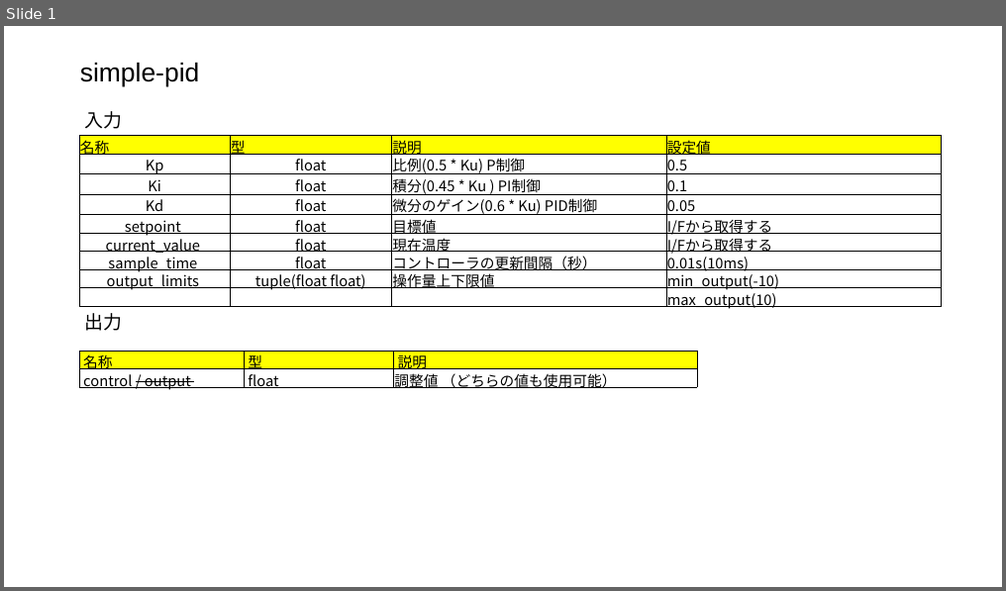
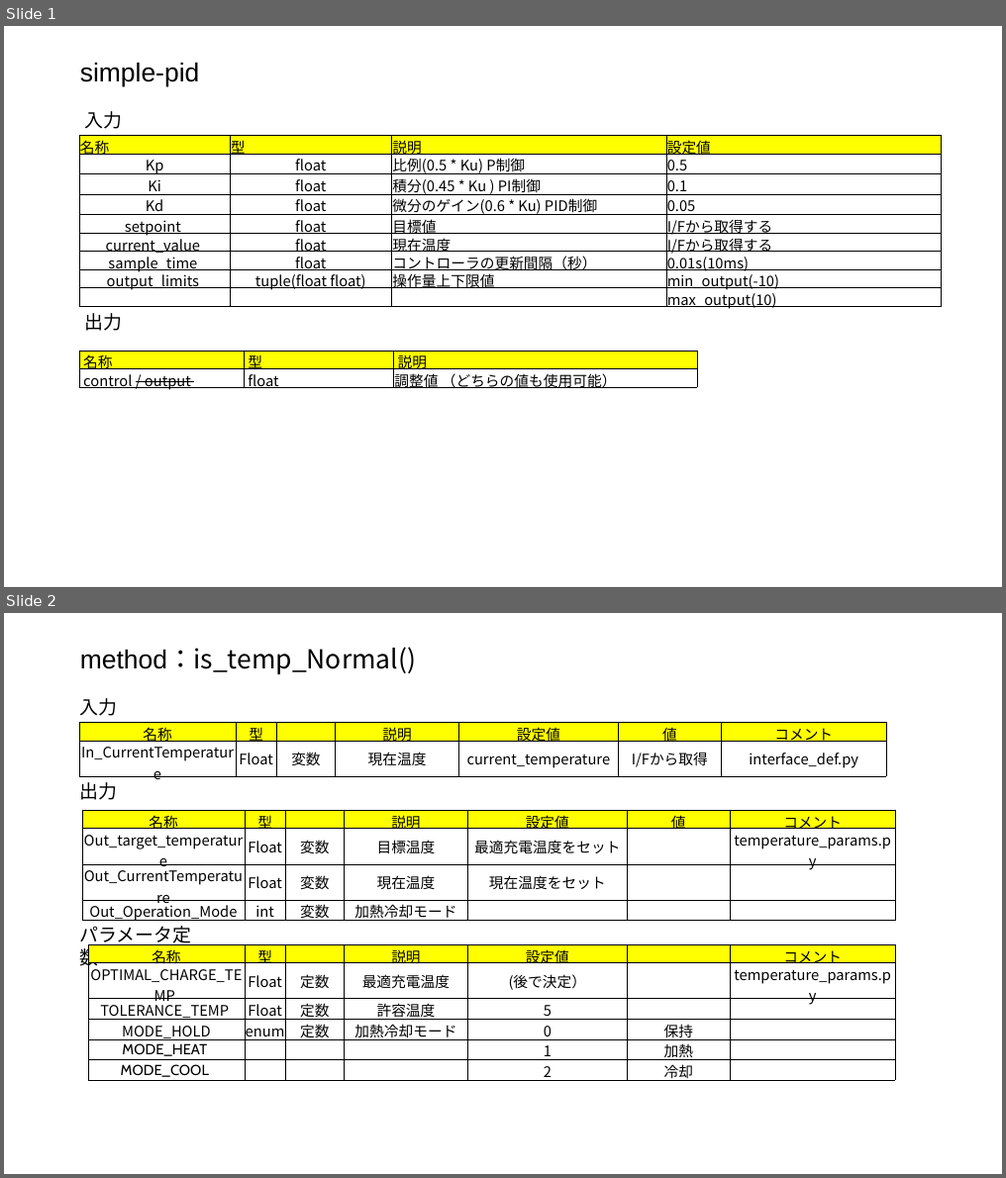
Before and after one commit to KazYag/nyaTraining-python-project, a slide deck: battery_control/Design/functions_detail.pptx. Shown one above the other, each under a label of ours: slide 1 before the commit, slides 1 and 2 after it. The pictures are 1006x591 and 1006x1178 pixels, drawn with LibreOffice and Linux fonts; fonts in the diff are those of the drawing. Boxes give left, top, right and bottom in pixels: in the first picture for what was removed or moved away, otherwise in the second. Text is boxed around its words. In the diff, an @@ line names an element or a change of style, - is before the commit and + after.

Commit message:
状態遷移書き直し、それに合わせて変数を修正した

```diff
--- a/battery_control/Design/functions_detail.pptx
+++ b/battery_control/Design/functions_detail.pptx
@@ slide 2 added at [4,613,1002,1174], background #FFFFFF @@
@@ title added at [80,649,416,674], 25.2 pt, text #000000 @@
+method：is_temp_Normal()
@@ text added at [80,698,118,716], 18 pt, text #000000 @@
+入力
@@ table added at [79,722,887,858], 2 rows, 7 columns @@
+名称 | 型 |  | 説明 | 設定値 | 値 | コメント
+In_CurrentTemperature | Float | 変数 | 現在温度 | current_temperature | I/Fから取得 | interface_def.py
@@ text added at [80,782,118,800], 18 pt, text #000000 @@
+出力
@@ table added at [82,810,896,992], 4 rows, 7 columns @@
+名称 | 型 |  | 説明 | 設定値 | 値 | コメント
+Out_target_temperature | Float | 変数 | 目標温度 | 最適充電温度をセット |  | temperature_params.py
+Out_CurrentTemperature | Float | 変数 | 現在温度 | 現在温度をセット |  | 
+Out_Operation_Mode | int | 変数 | 加熱冷却モード |  |  | 
@@ text added at [80,926,192,969], 18 pt, text #000000 @@
+パラメータ定数
@@ table added at [88,945,896,1085], 6 rows, 7 columns @@
+名称 | 型 |  | 説明 | 設定値 |  | コメント
+OPTIMAL_CHARGE_TEMP | Float | 定数 | 最適充電温度 | (後で決定） |  | temperature_params.py
+TOLERANCE_TEMP | Float | 定数 | 許容温度 | 5 |  | 
+MODE_HOLD | enum | 定数 | 加熱冷却モード | 0 | 保持 | 
+MODE_HEAT |  |  |  | 1 | 加熱 | 
+MODE_COOL |  |  |  | 2 | 冷却 | 
```
Also in this commit, not shown: 1 other slide added, 6 other files.
